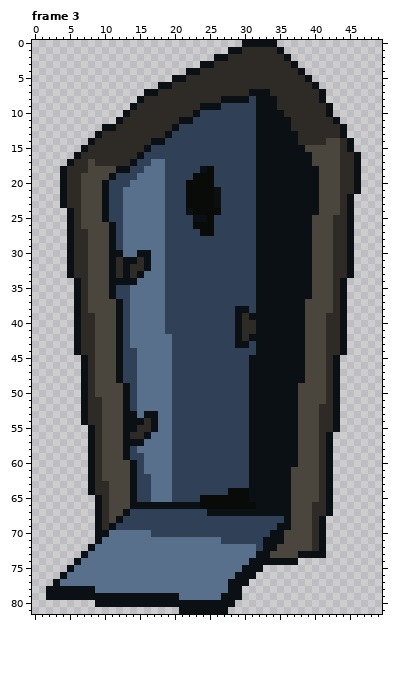
Pixel-art file -- art/sprites/rotordoor.aseprite. Above: the version before the commit.
50x82 pixels, 3 frames. Shown: frame 3. The commit also changed other frames, which this record leaves out.
The result:
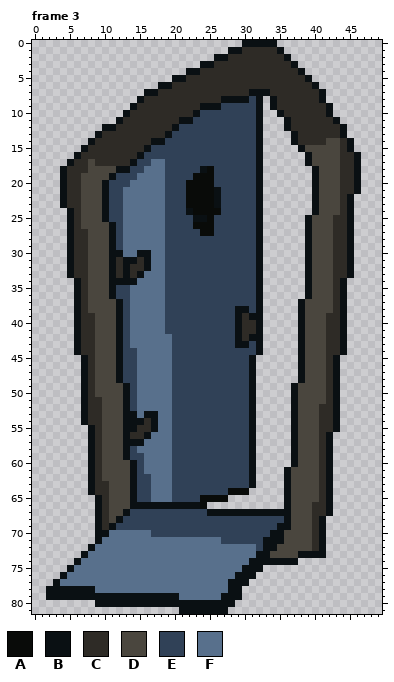
Palette (. is transparent): A #090b09  B #0a1013  C #2e2b26  D #4a463e  E #304157  F #58708c
Change:
Frame 3:
y 8..9: x 33 B -> .
y 10: x 33..34 BB -> ..
y 11..12: x 33..35 BBB -> ...
y 13..14: x 33..36 BBBB -> ....
y 15: x 33..37 BBBBB -> .....
y 16..17: x 33..38 BBBBBB -> ......
y 18..24: x 33..39 BBBBBBB -> .......
y 25..36: x 33..38 BBBBBB -> ......
y 37..44: x 33..37 BBBBB -> .....
y 45..48: x 32..37 BBBBBB -> ......
y 49..60: x 32..36 BBBBB -> .....
y 61..63: x 32..35 BBBB -> ....
y 64: x 31..35 BBBBB -> .....
y 65: x 28..35 AAABBBBB -> ........
y 66: x 25..35 AAAAAAABBBB -> ...........
